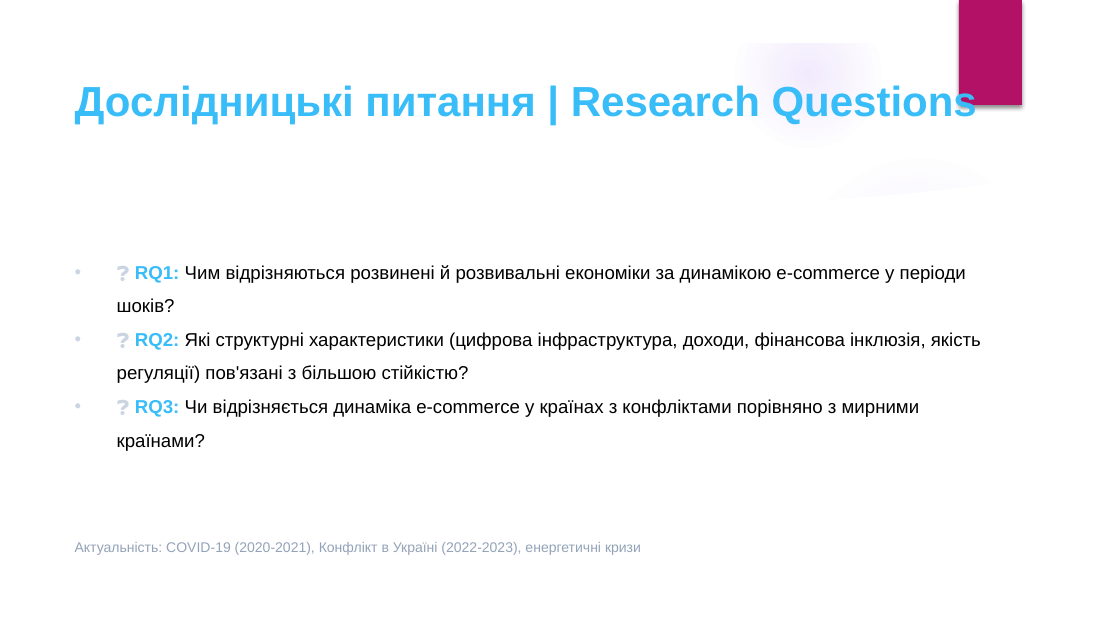
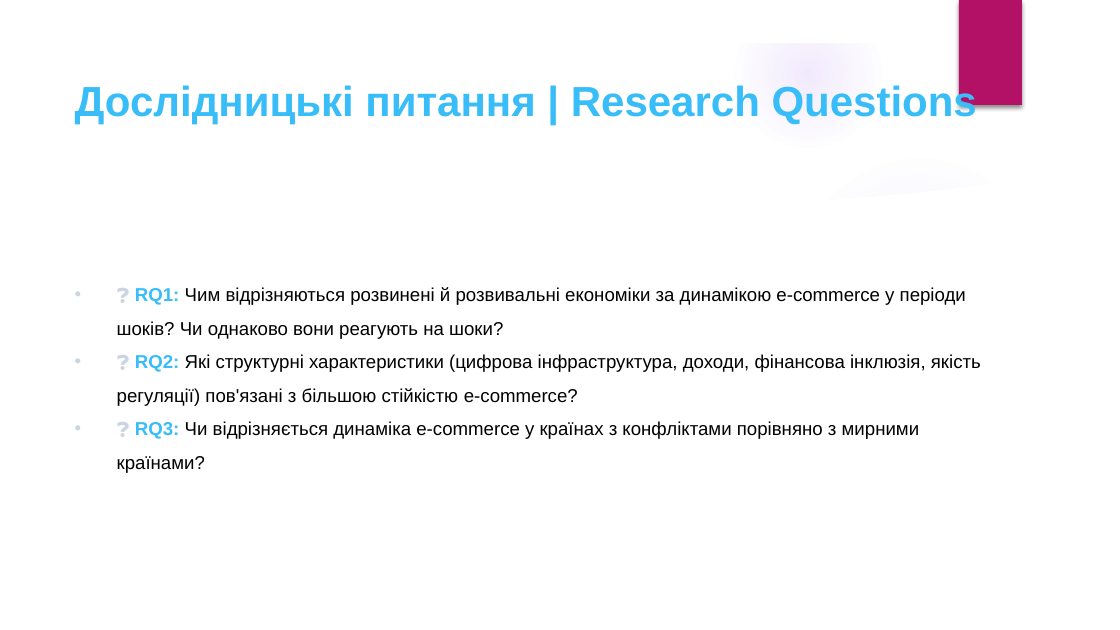
Before and after one commit to Anti4ris98/Master_Research, a slide deck: slide 3 of E-commerce Resilience Defense.pptx (slide 2 before the commit). Drawn at 1120x630 pixels with LibreOffice and Linux fonts; fonts in the diff are those of the drawing; background and template pictures are left out. Boxes give left, top, right and bottom in pixels: in the first picture for what was removed or moved away, otherwise in the second. Text is boxed around its words. In the diff, an @@ line names an element or a change of style, - is before the commit and + after.

```diff
--- a/E-commerce Resilience Defense.pptx
+++ b/E-commerce Resilience Defense.pptx
@@ text "❓ RQ1: Чим відрізняються розвинені ...": place and size @@
-text "❓ RQ1: Чим відрізняються розвинені ..." at [117, 265, 981, 417]
+text "❓ RQ1: Чим відрізняються розвинені ..." at [117, 287, 981, 439]
@@ text at [117, 287, 981, 406]: text changed @@
-• ❓ RQ1: Чим відрізняються розвинені й розвивальні економіки за динамікою e‑commerce у періоди шоків?
-• ❓ RQ2: Які структурні характеристики (цифрова інфраструктура, доходи, фінансова інклюзія, якість регуляції) пов'язані з більшою стійкістю?
+• ❓ RQ1: Чим відрізняються розвинені й розвивальні економіки за динамікою e‑commerce у періоди шоків? Чи однаково вони реагують на шоки?
+• ❓ RQ2: Які структурні характеристики (цифрова інфраструктура, доходи, фінансова інклюзія, якість регуляції) пов'язані з більшою стійкістю e-commerce?
@@ text removed at [75, 542, 641, 555] @@
-Актуальність: COVID-19 (2020-2021), Конфлікт в Україні (2022-2023), енергетичні кризи
```
Also in this commit, not shown: 8 other slides changed, 1 slide added, 19 other files.
